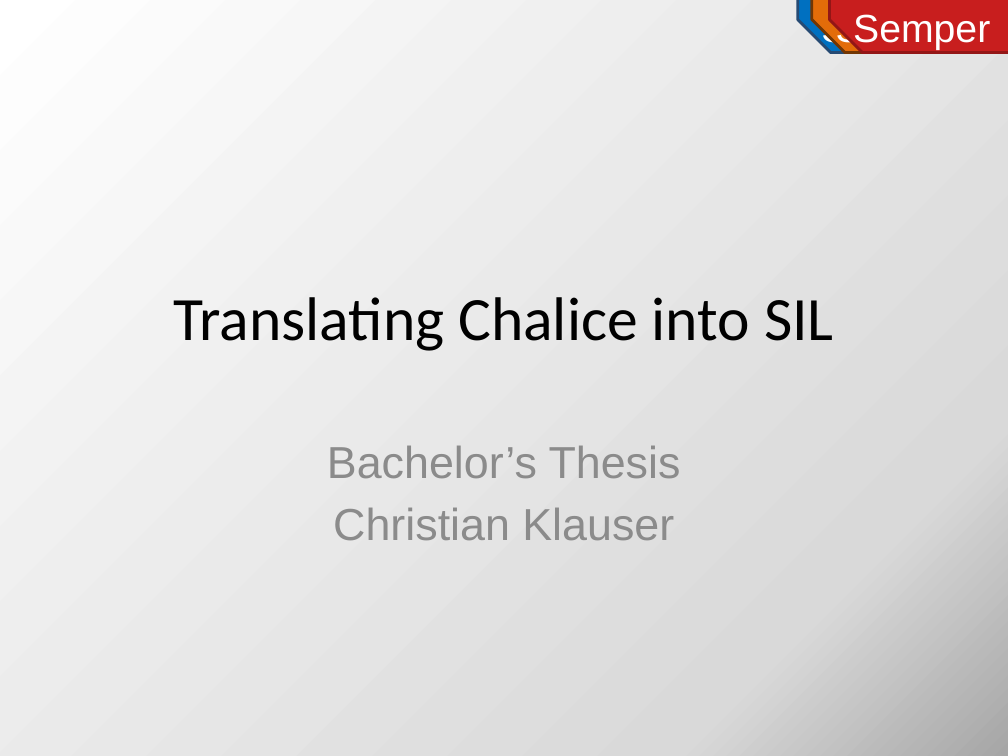
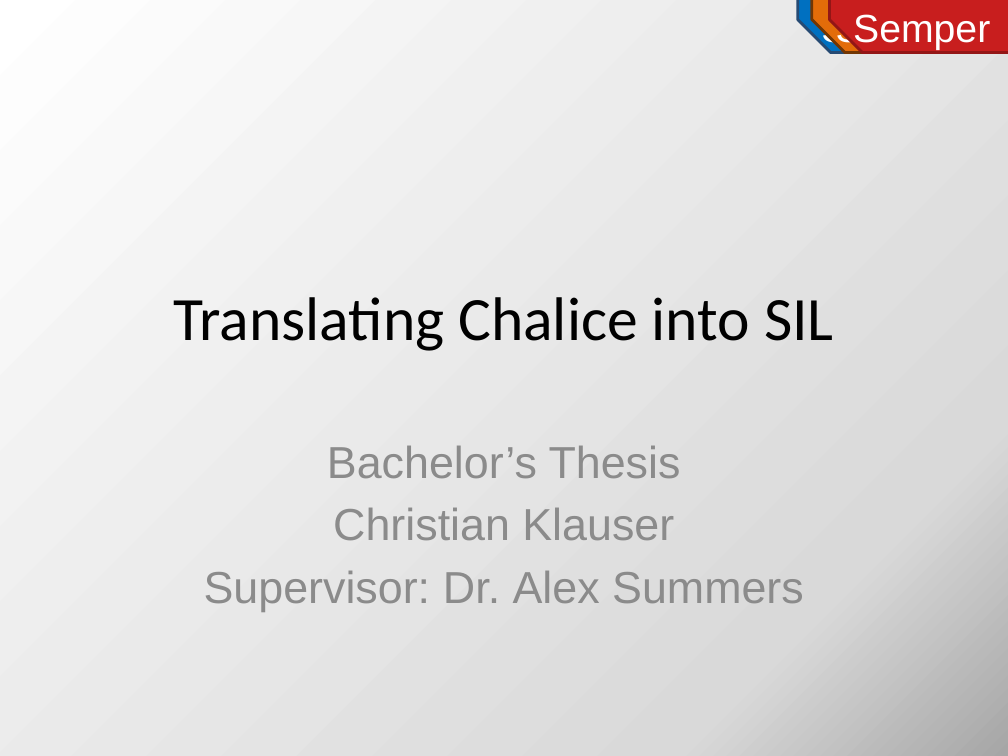
Before and after one commit to viperproject/chalice2silver, a slide deck: slide 1 of chalice2sil/doc/initial-project-presentation.pptx. Drawn at 1008x756 pixels with LibreOffice and Linux fonts; fonts in the diff are those of the drawing. Boxes give left, top, right and bottom in pixels: in the first picture for what was removed or moved away, otherwise in the second. Text is boxed around its words. In the diff, an @@ line names an element or a change of style, - is before the commit and + after.

Commit message:
Mention Supervisor

```diff
--- a/chalice2sil/doc/initial-project-presentation.pptx
+++ b/chalice2sil/doc/initial-project-presentation.pptx
@@ subtitle at (204, 570, 804, 612): paragraph added @@
+Supervisor: Dr. Alex Summers
```
Also in this commit, not shown: 1 other file.
